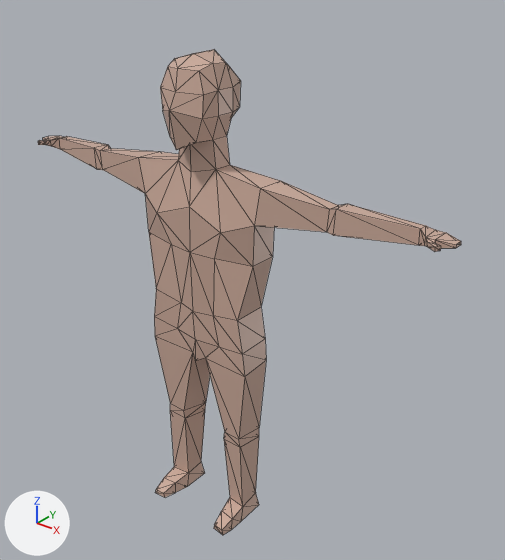
A saved change to the glTF model assets/models/dummy_character.glb.gltf.
Both versions are drawn from a camera (50 mm lens) standing at (15.0, -16.2, 20.2) and looking at (1.8, 0.3, 10.0). Every picture has the same lights, and +X, +Y and +Z are marked at lower left. Mesh edges are drawn as thin lines. Where no turn or scale is listed for an object, it has been applied to the vertices. Vertices at the same position are counted once.
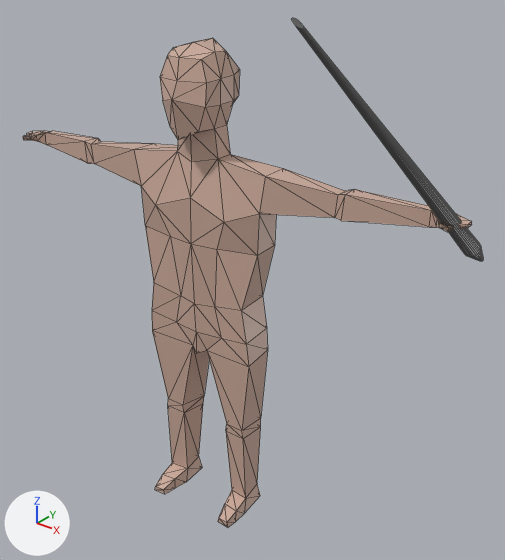
Diff of the bpy script that builds the scene:
```diff
--- a/assets/models/dummy_character.glb.gltf.py
+++ b/assets/models/dummy_character.glb.gltf.py
@@ me_cube @@
 me_cube.from_pydata(...)  # 217 vertices, 428 faces; spans x -8.7..8.7, y -1.6..1.2, z 0.0..17.2
 # used by ob_cube; location = (0.0, 0.0, 0.0)
+# me_cube part 1: the whole mesh is turned 4.6 degrees about the z axis through its middle, then moved by (0.0, 0.0, 0.3)
 me_cube.materials.append(mat_material)
@@ me_cylinder @@
+me_cylinder.from_pydata(...)  # 96 vertices, 188 faces; spans x -1.61..0.25, y -7.14..0.28, z -0.25..6.68
@@ ob_cylinder @@
+ob_cylinder = bpy.data.objects.new('Cylinder', me_cylinder)
+ob_cylinder.location = (8.48, 2.02, 12.23)
```

Boxes (x1, y1, x2, y2) around the edits, measured in the pictures (505 x 560 px):
'Cube', mesh turned: before (38, 50, 461, 535); after (23, 38, 472, 528)
'Cylinder', added: after (292, 18, 483, 261)
